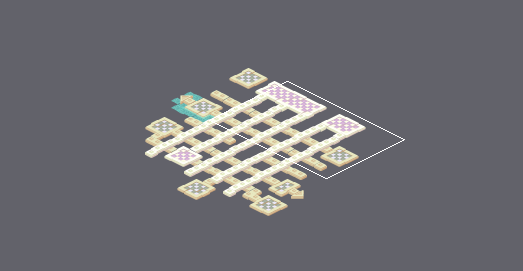
Two versions of a level (Tiled map, areas/SecretArea2.tmx). The first picture is a wide view before the edit; the outline marks the close-up.
Close-up. Before the commit:
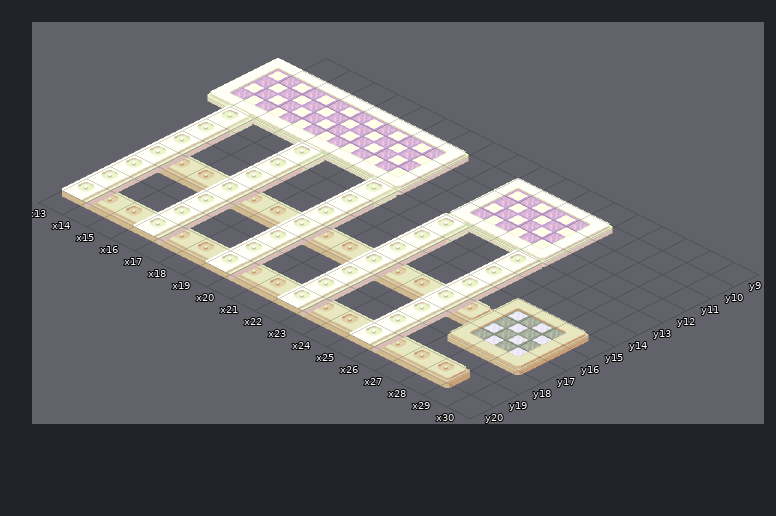
Cells are 64x32 px. Isometric: x runs down to the right, y down to the left. Shown: x 13..30, y 9..20. The commit also changed other parts of the map, which this record leaves out.
The result:
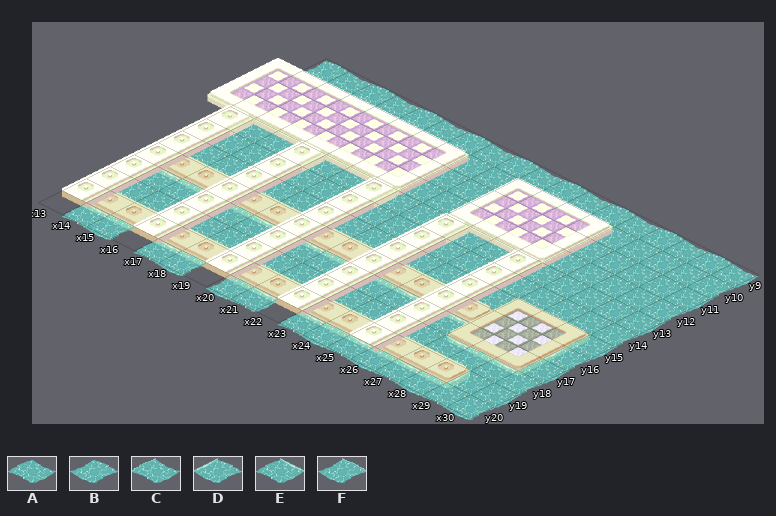
Key: from "WaterTilesV2": A 0, B 1, C 18, D 19, E 27, F 28.
_ is an empty cell, . an unchanged one.
The edit:
--- layer "Tile Layer 1"
@@ x 13..30 @@
- 9 __________________
-10 ......___...______
-11 .......__...._____
-12 .......__...._____
-13 .__._____.__._____
-14 ___.__.__.________
-15 .__._____.__._..._
-16 ................._
-17 ._____._____._..._
-18 ___._____.__._____
-19 ................__
-20 .__.__.__.________
+ 9 BABABABABABABABABA
+10 ......ABA...ABABAB
+11 .......AB....ABABA
+12 .......BA....BABAB
+13 .AB.BABAB.BA.ABABA
+14 ABA.AB.BA.ABABABAB
+15 .AB.BABAB.BA.A...C
+16 .................D
+17 .EFEFE.EFEFE.E...C
+18 ABA.ABABA.AB.BEFEB
+19 ................DA
+20 .EF.EF.FE.EFEFEFAB
